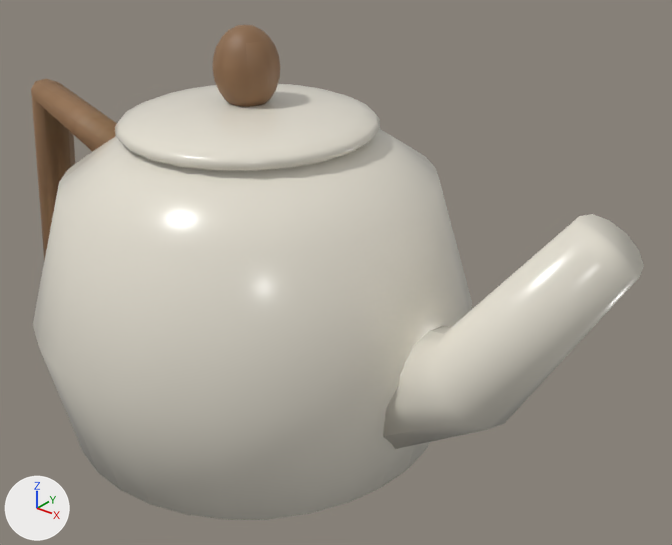
Before and after pictures for a commit that changed the glTF model public/models/teapot.glb.
One viewpoint serves both versions: a 50 mm camera at (0.231, -0.237, 0.249) aimed at (0.027, 0.016, 0.091). The lights are fixed; the arrows at lower left show +X, +Y and +Z. The older version comes first. Where no turn or scale is listed for an object, it has been applied to the vertices. Vertices at exactly the same position are counted once.

In view in the first picture: 'teapot / Atelier / ivory porcelain', 'teapot / Atelier / smoked oak'.
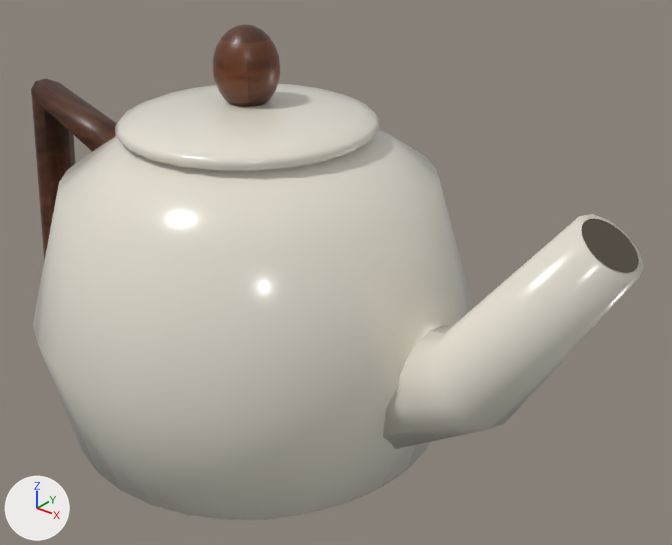
Where the change shows, as pixel boxes [x1, y1, x2, y2] in the pictures (672 x 545 px):
'Recessed pouring mouth', added (brown)
    after: [581, 219, 639, 273]
part 1 of me_sphere_110, recoloured (darker)
    both: [31, 25, 280, 256]

What changed in the scene script:
```text
Add img_asset_texture_eea858157f150d2b5ee36e56b420ed75e2ec74f3057d855829c79200306e33c5:
    img_asset_texture_eea858157f150d2b5ee36e56b420ed75e2ec74f3057d855829c79200306e33c5 = load_image('asset-texture-eea858157f150d2b5ee36e56b420ed75e2ec74f3057d855829c79200306e33c5', '_unpacked/asset-texture-eea858157f150d2b5ee36e56b420ed75e2ec74f3057d855829c79200306e33c5', 512, 512, 'sRGB')
Add img_asset_texture_9e565bbf94af6ae42caf8a5cce3c05e85eee00d5feb229499b404e45354df3a6:
    img_asset_texture_9e565bbf94af6ae42caf8a5cce3c05e85eee00d5feb229499b404e45354df3a6 = load_image('asset-texture-9e565bbf94af6ae42caf8a5cce3c05e85eee00d5feb229499b404e45354df3a6', '_unpacked/asset-texture-9e565bbf94af6ae42caf8a5cce3c05e85eee00d5feb229499b404e45354df3a6', 512, 512, 'Non-Color')
Add img_asset_texture_424e24bb02e3db08a97872ef88c11e9199dd77613638474e8142dd151f104e01:
    img_asset_texture_424e24bb02e3db08a97872ef88c11e9199dd77613638474e8142dd151f104e01 = load_image('asset-texture-424e24bb02e3db08a97872ef88c11e9199dd77613638474e8142dd151f104e01', '_unpacked/asset-texture-424e24bb02e3db08a97872ef88c11e9199dd77613638474e8142dd151f104e01', 512, 512, 'Non-Color')
Add mat_architectural___walnut:
    mat_architectural___walnut = bpy.data.materials.new('Architectural / walnut')
    # uses the picture img_asset_texture_424e24bb02e3db08a97872ef88c11e9199dd77613638474e8142dd151f104e01
    # uses the picture img_asset_texture_9e565bbf94af6ae42caf8a5cce3c05e85eee00d5feb229499b404e45354df3a6
    # uses the picture img_asset_texture_eea858157f150d2b5ee36e56b420ed75e2ec74f3057d855829c79200306e33c5
Add mat_unglazed_spout_interior_001:
    mat_unglazed_spout_interior_001 = principled_material('Unglazed spout interior.001')
    mat_unglazed_spout_interior_001.base_color = (0.09, 0.075, 0.05)  # brown #554d3f
    mat_unglazed_spout_interior_001.roughness = 0.83
Change me_sphere_110:
    where me_sphere_110.from_pydata(...)  # 306 vertices, 604 faces; spans x -0.075..0.075, y -0.012..0.012, z -0.079..0.079
    used by ob_teapot___atelier___smoked_oak; location = (-0.0629, 0.0, 0.1058)
    me_sphere_110 part 1: 604 faces spanning x -0.075..0.075, y -0.012..0.012, z -0.079..0.079 switch from mat_atelier___smoked_oak to mat_architectural___walnut
Add me_recessed_pouring_mouth_001:
    me_recessed_pouring_mouth_001.from_pydata(...)  # 33 vertices, 32 faces; spans x -0.0082..0.0082, y -0.0098..0.0098, z -0.0054..0.0054
    me_recessed_pouring_mouth_001.materials.append(mat_unglazed_spout_interior_001)  # brown #554d3f
Add ob_recessed_pouring_mouth:
    ob_recessed_pouring_mouth = bpy.data.objects.new('Recessed pouring mouth', me_recessed_pouring_mouth_001)
    ob_recessed_pouring_mouth.location = (0.1403, 0.0, 0.1404)
```
